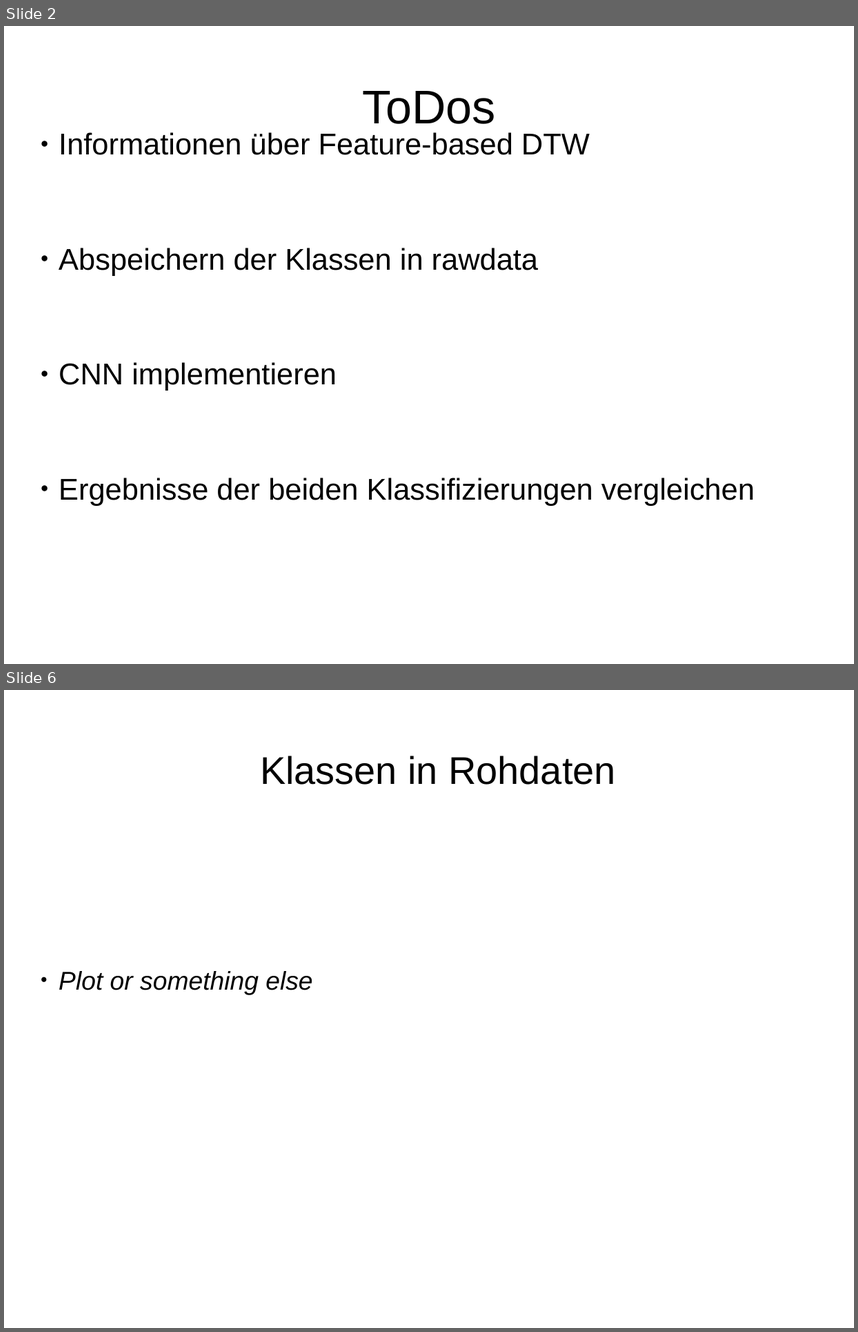
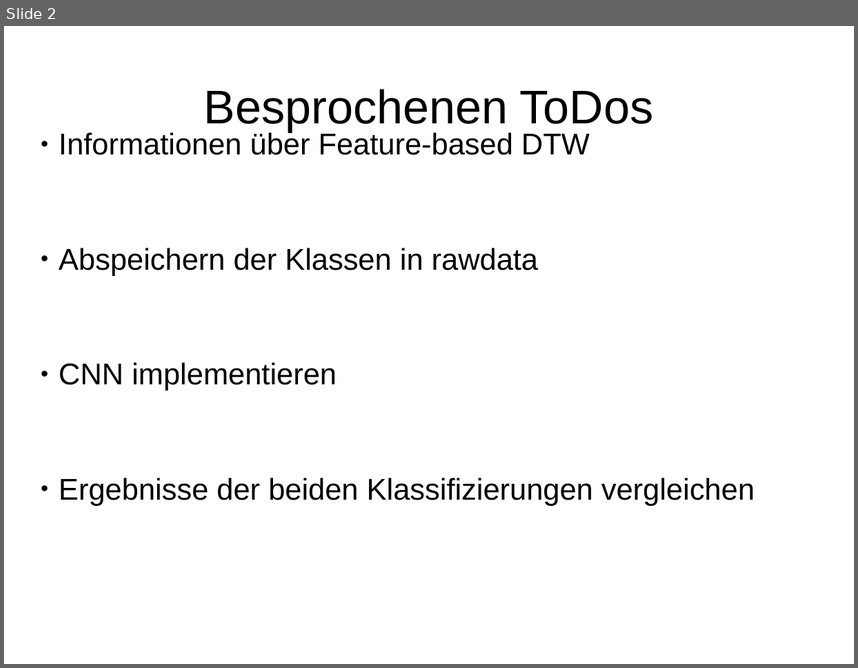
Before and after one commit to HannahSyrek/MTAnalysisOfCGMCurves, a slide deck: presentations/presentation_21_03_18.odp. Shown one above the other, each under a label of ours: slides 2 and 6 before the commit, slide 2 after it; the slides between them are not shown. The pictures are 858x1332 and 858x668 pixels, drawn with LibreOffice and Linux fonts; fonts in the diff are those of the drawing. Boxes give left, top, right and bottom in pixels: in the first picture for what was removed or moved away, otherwise in the second. Text is boxed around its words. In the diff, an @@ line names an element or a change of style, - is before the commit and + after.

```diff
--- a/presentations/presentation_21_03_18.odp
+++ b/presentations/presentation_21_03_18.odp
@@ slide 6 removed at [4,690,854,1328], background #FFFFFF @@
@@ title removed at [260,756,615,785] @@
-Klassen in Rohdaten
@@ subtitle removed at [59,971,312,994] @@
-● Plot or something else
@@ slide 2 changed as well @@
@@ title at [204,89,654,132]: text changed @@
-ToDos
+Besprochenen ToDos
```
Also in this commit, not shown: 2 other slides changed, 6 slides added, 2 other slides removed, 13 other files.
